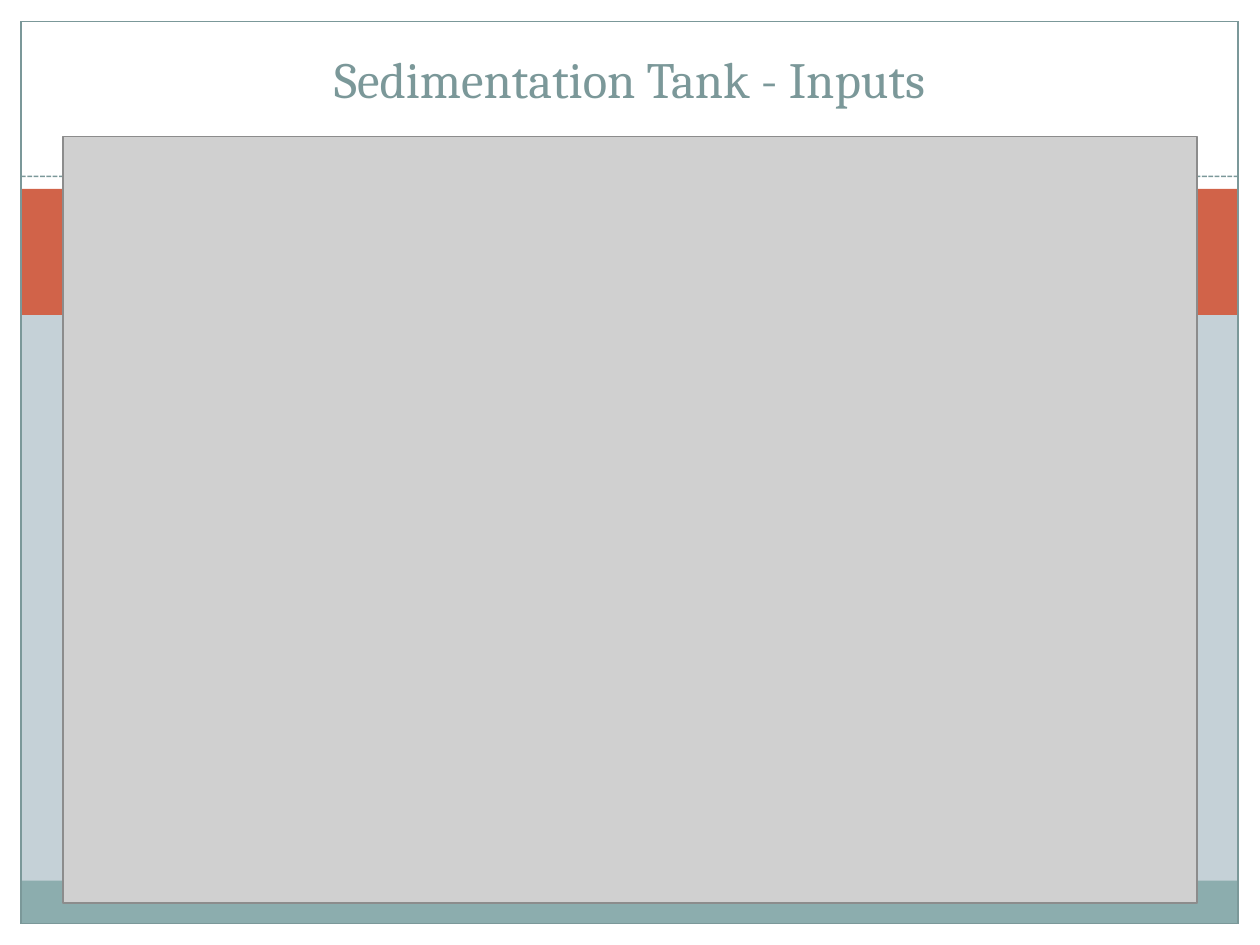
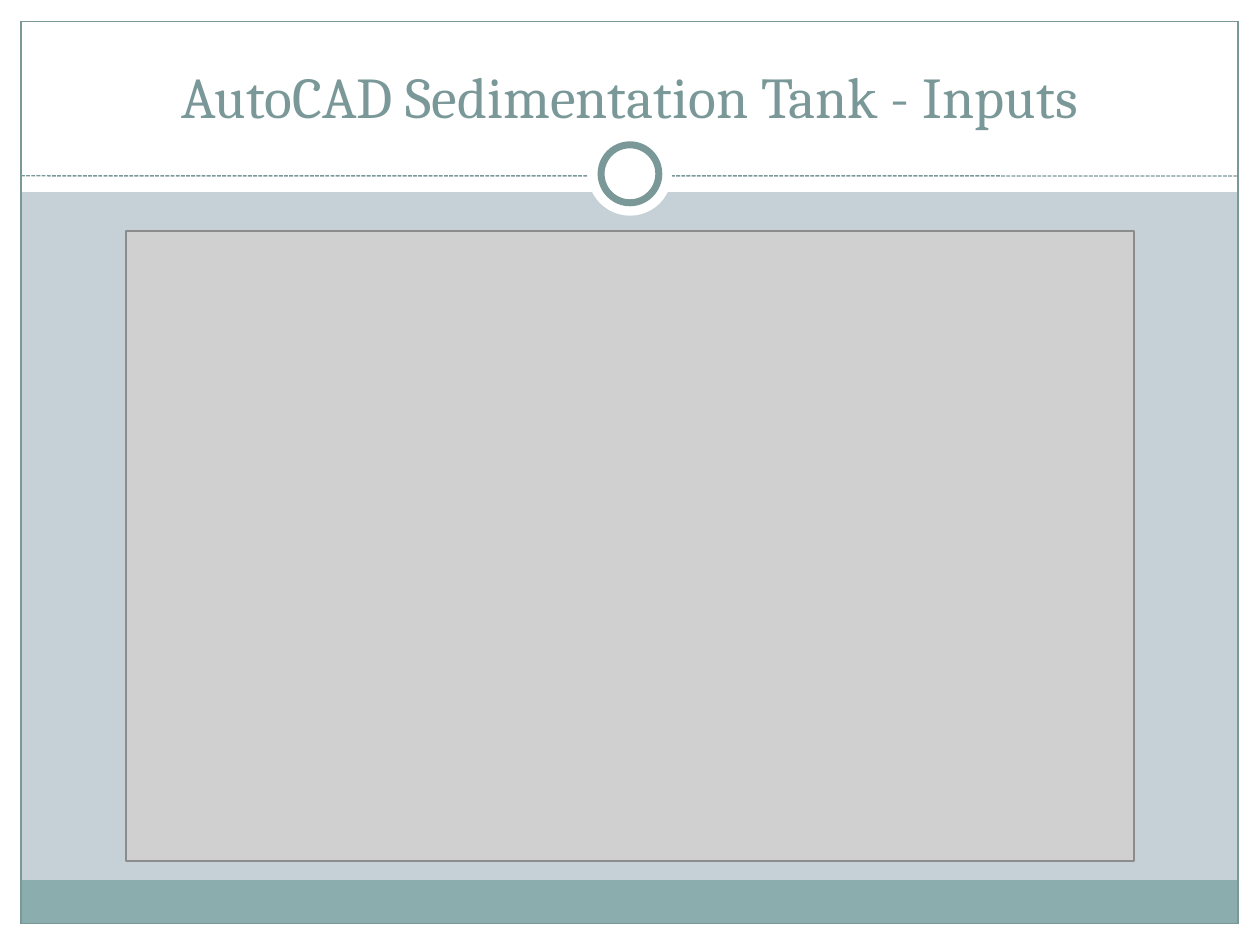
Before and after one commit to AguaClara/mathcad, a slide deck: slide 18 of Automated Design/AutoCAD Help (Documentation)/Automated Design.ppt. Drawn at 1260x945 pixels with LibreOffice and Linux fonts; fonts in the diff are those of the drawing; grey boxes stand for pictures. Boxes give left, top, right and bottom in pixels: in the first picture for what was removed or moved away, otherwise in the second. Text is boxed around its words. In the diff, an @@ line names an element or a change of style, - is before the commit and + after.

```diff
--- a/Automated Design/AutoCAD Help (Documentation)/Automated Design.ppt
+++ b/Automated Design/AutoCAD Help (Documentation)/Automated Design.ppt
@@ rectangle: place and size @@
-rectangle at (0,0,1260,199)
+rectangle at (0,0,1260,192)
@@ title at (181,78,1078,130): text changed; size 29 to 33 pt @@
-Sedimentation Tank - Inputs
+AutoCAD Sedimentation Tank - Inputs
@@ ellipse added at (601,145,659,203), fill #FFFFFF, outline #7B9899 4 pt @@
@@ line (21, 176) - (1239, 176): stroke #7B9899 0.91 pt dashed to #7B9899 0.74 pt dashed @@
@@ rectangle removed at (21,189,1239,315) @@
@@ picture: place and size @@
-picture at (63,136,1197,902)
+picture at (126,231,1134,861)
```
Also in this commit, not shown: 20 other slides changed, 3 slides added, 3 slides removed.
